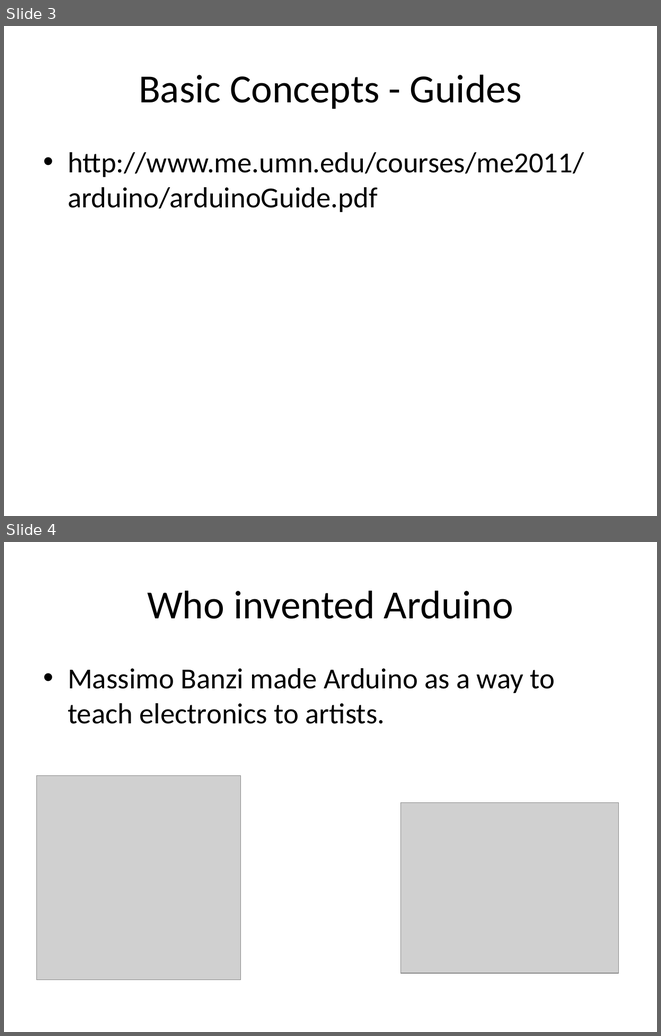
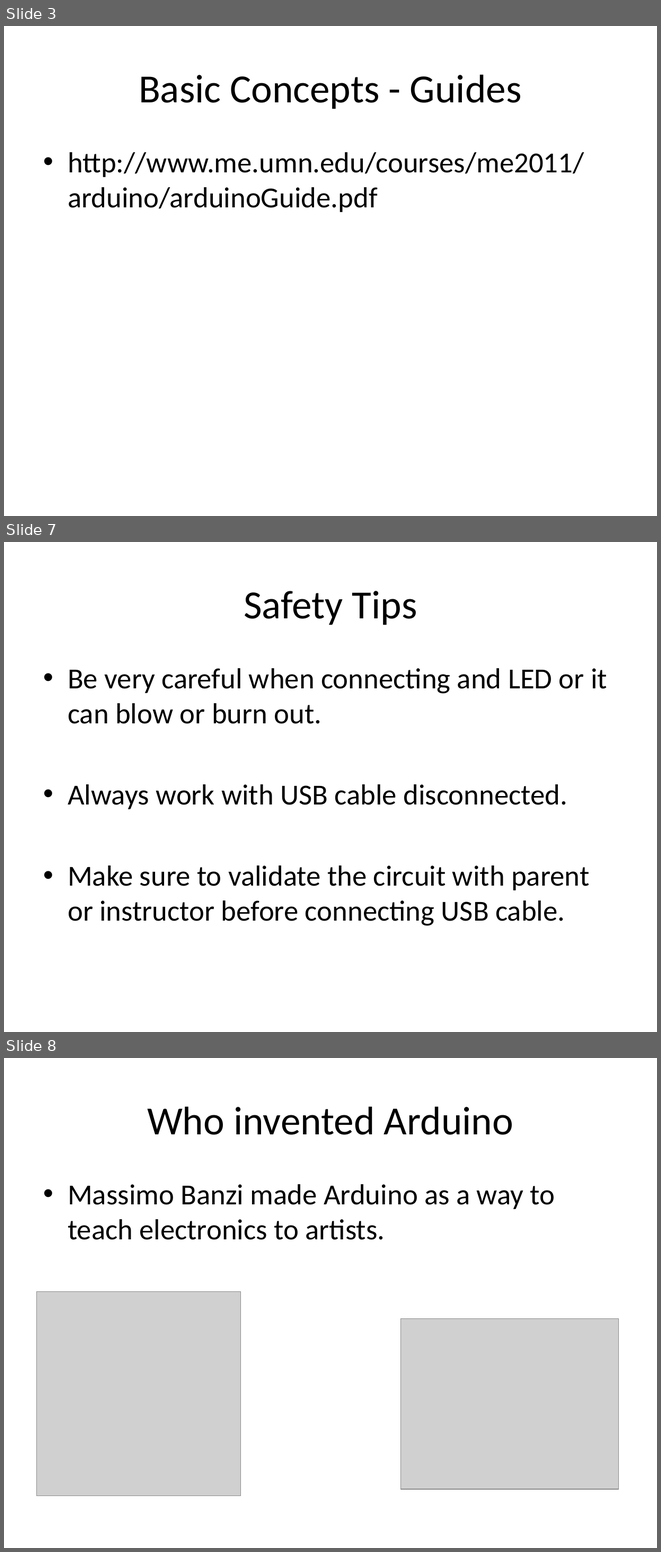
Before and after one commit to andaluri/ArduinoWorkshop1, a slide deck: ArduinoWorkshop1.pptx. Shown one above the other, each under a label of ours: slides 3 and 4 before the commit, slides 3, 7 and 8 after it; the slides between them are not shown. The pictures are 661x1036 and 661x1552 pixels, drawn with LibreOffice and Linux fonts; fonts in the diff are those of the drawing; grey boxes stand for pictures. Boxes give left, top, right and bottom in pixels: in the first picture for what was removed or moved away, otherwise in the second. Text is boxed around its words. In the diff, an @@ line names an element or a change of style, - is before the commit and + after.

```diff
--- a/ArduinoWorkshop1.pptx
+++ b/ArduinoWorkshop1.pptx
@@ slide 7 added at box(4, 542, 657, 1032), background #FFFFFF @@
@@ title added at box(244, 591, 417, 625), 44 pt, text #000000 @@
+Safety Tips
@@ text added at box(68, 668, 607, 926), 32 pt, text #000000 @@
+• Be very careful when connecting and LED or it can blow or burn out.
+• Always work with USB cable disconnected.
+• Make sure to validate the circuit with parent or instructor before connecting USB cable.
@@ what was slide 4 is now slide 8 @@
```
Also in this commit, not shown: 1 slide changed, 3 other slides added.
